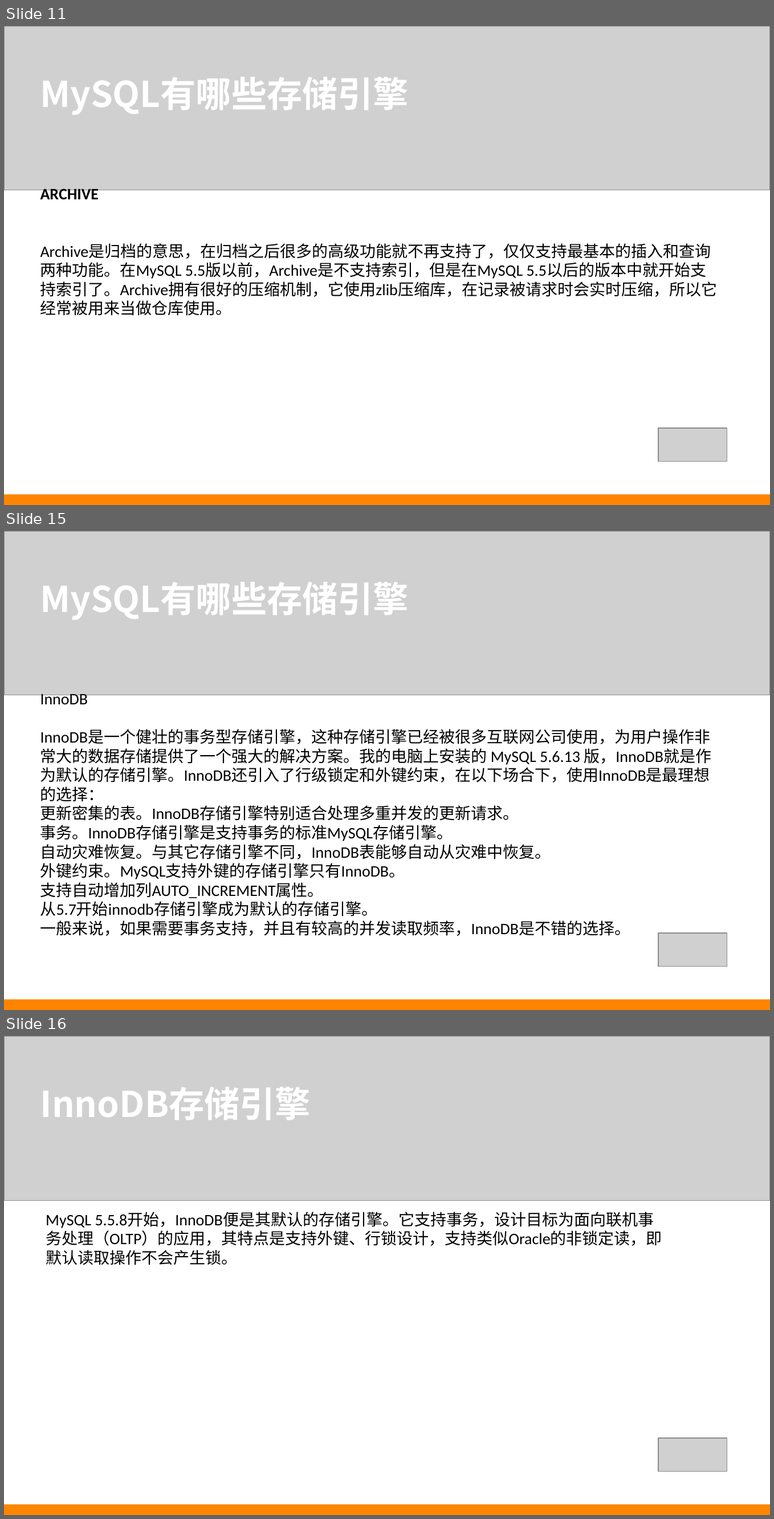
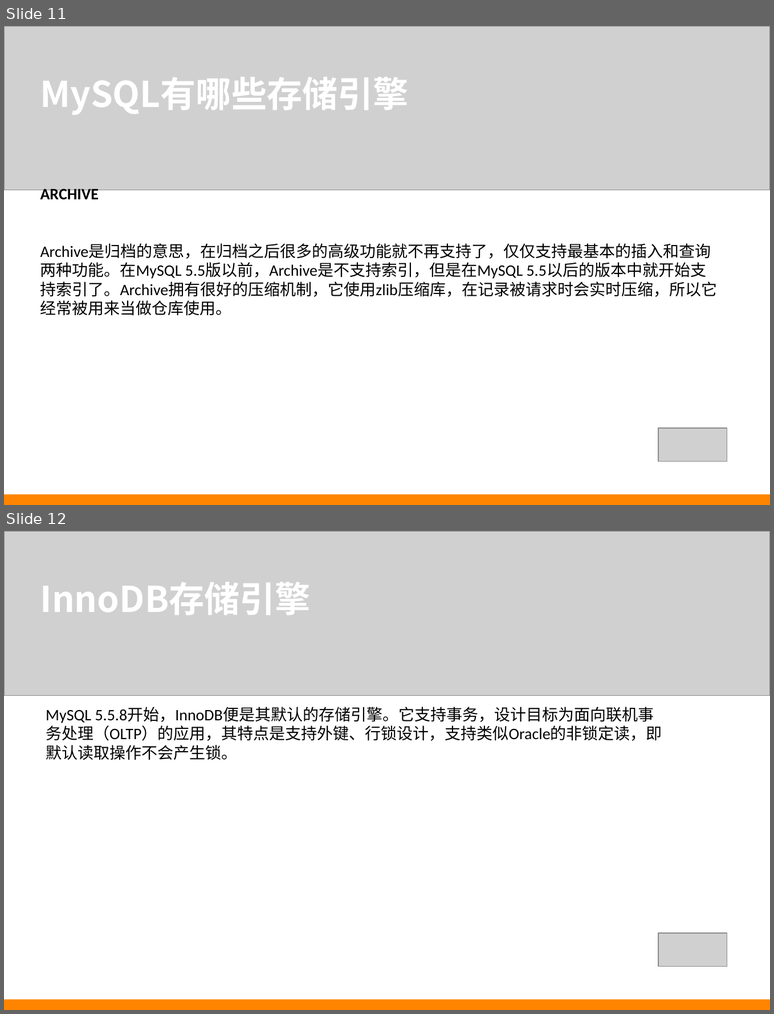
Before and after one commit to iez1784/mysql, a slide deck: ppt/Mysql_InnoDB.ppt. Shown one above the other, each under a label of ours: slides 11, 15 and 16 before the commit, slides 11 and 12 after it; the slides between them are not shown. The pictures are 774x1519 and 774x1014 pixels, drawn with LibreOffice and Linux fonts; fonts in the diff are those of the drawing; grey boxes stand for pictures. Boxes give left, top, right and bottom in pixels: in the first picture for what was removed or moved away, otherwise in the second. Text is boxed around its words. In the diff, an @@ line names an element or a change of style, - is before the commit and + after.

```diff
--- a/ppt/Mysql_InnoDB.ppt
+++ b/ppt/Mysql_InnoDB.ppt
@@ slide 15 removed at box(4, 531, 770, 1010), background #FFFFFF @@
@@ picture removed at box(4, 531, 770, 695) @@
@@ text removed at box(40, 582, 408, 620) @@
-MySQL有哪些存储引擎
@@ text removed at box(40, 691, 711, 936) @@
-InnoDB
-InnoDB是一个健壮的事务型存储引擎，这种存储引擎已经被很多互联网公司使用，为用户操作非常大的数据存储提供了一个强大的解决方案。我的电脑上安装的 MySQL 5.6.13 版，InnoDB就是作为默认的存储引擎。InnoDB还引入了行级锁定和外键约束，在以下场合下，使用InnoDB是最理想的选择：
-更新密集的表。InnoDB存储引擎特别适合处理多重并发的更新请求。
-事务。InnoDB存储引擎是支持事务的标准MySQL存储引擎。
-自动灾难恢复。与其它存储引擎不同，InnoDB表能够自动从灾难中恢复。
-外键约束。MySQL支持外键的存储引擎只有InnoDB。
-支持自动增加列AUTO_INCREMENT属性。
-从5.7开始innodb存储引擎成为默认的存储引擎。
-一般来说，如果需要事务支持，并且有较高的并发读取频率，InnoDB是不错的选择。
@@ picture removed at box(658, 933, 727, 967) @@
@@ rectangle removed at box(4, 999, 770, 1010) @@
@@ what was slide 16 is now slide 12 @@
```
Also in this commit, not shown: 1 slide changed, 11 slides added, 4 other slides removed.
